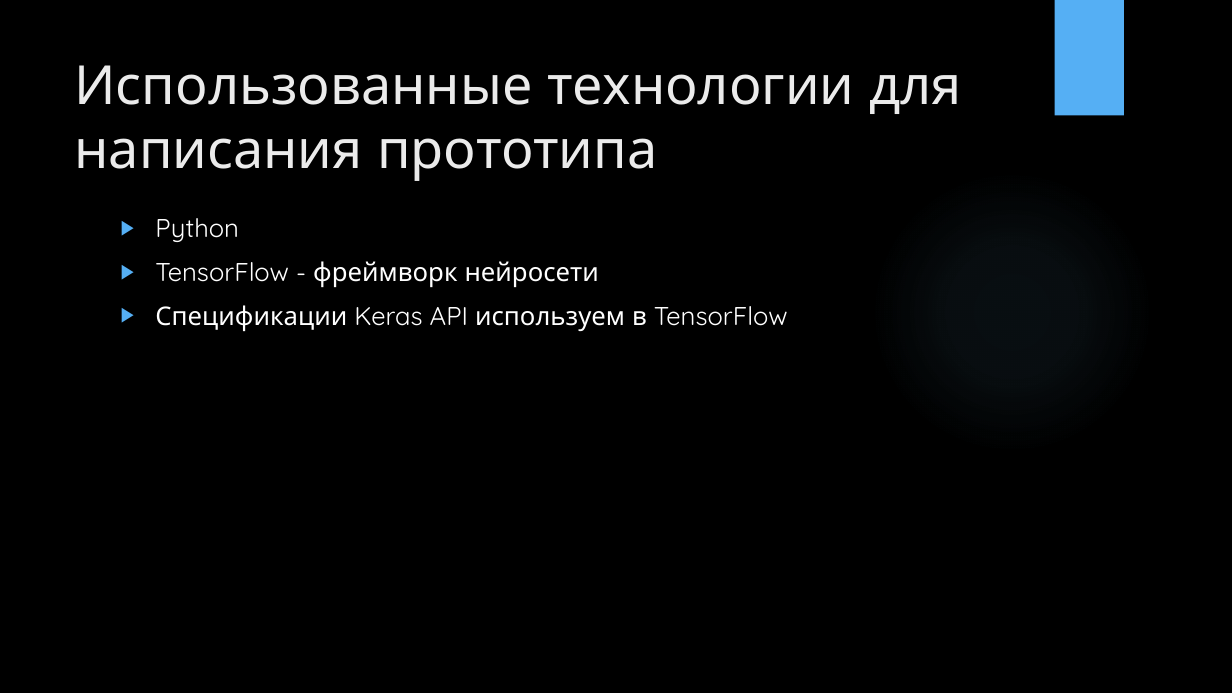
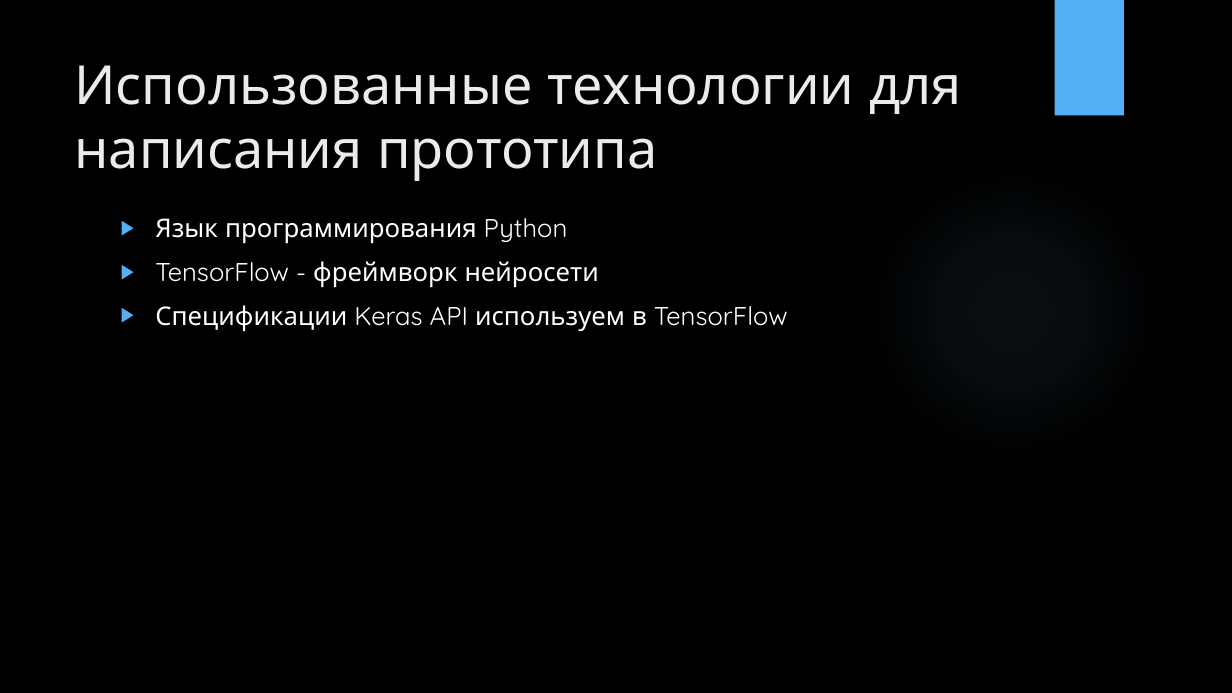
Before and after one commit to avgorinych/CVA_IDS, a slide deck: slide 14 of Хакатон 2020.pptx. Drawn at 1232x693 pixels with LibreOffice and Linux fonts; fonts in the diff are those of the drawing; background and template pictures are left out. Boxes give left, top, right and bottom in pixels: in the first picture for what was removed or moved away, otherwise in the second. Text is boxed around its words. In the diff, an @@ line names an element or a change of style, - is before the commit and + after.

Commit message:
10

```diff
--- a/Хакатон 2020.pptx
+++ b/Хакатон 2020.pptx
@@ text at [155, 218, 568, 243]: text changed @@
-▶ Python
+▶ Язык программирования Python
```
Also in this commit, not shown: 1 other slide changed.
